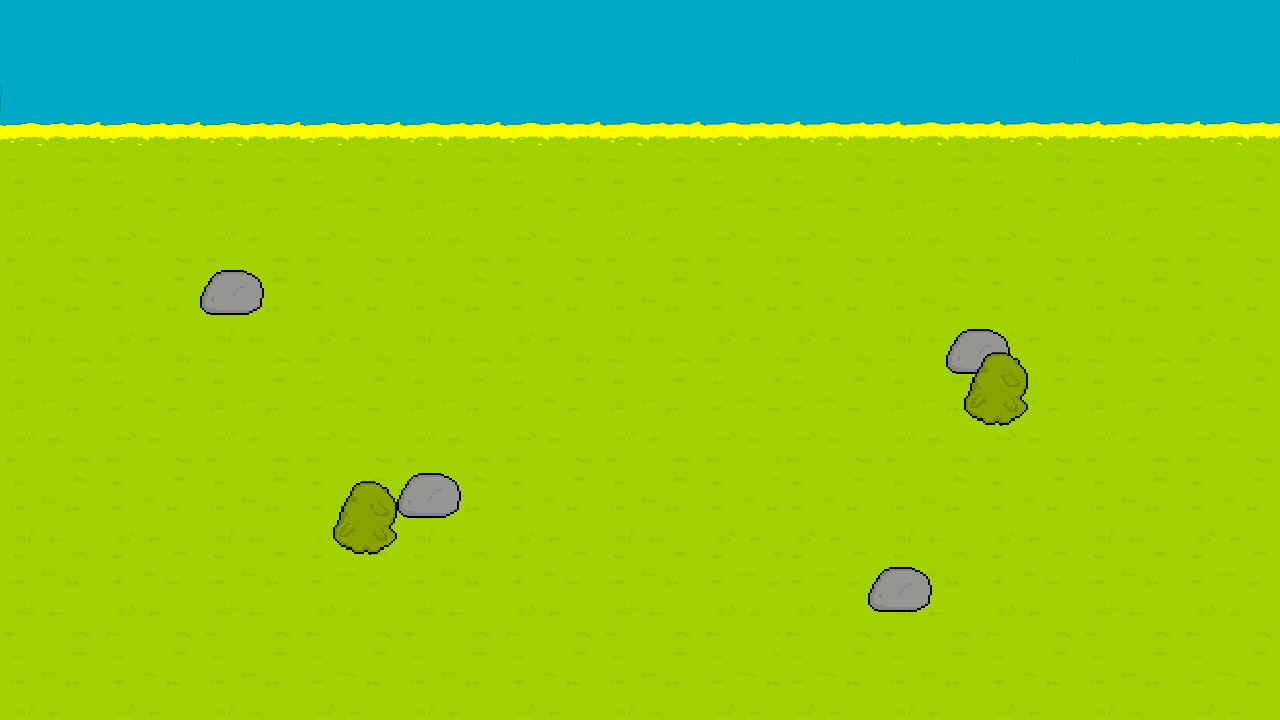
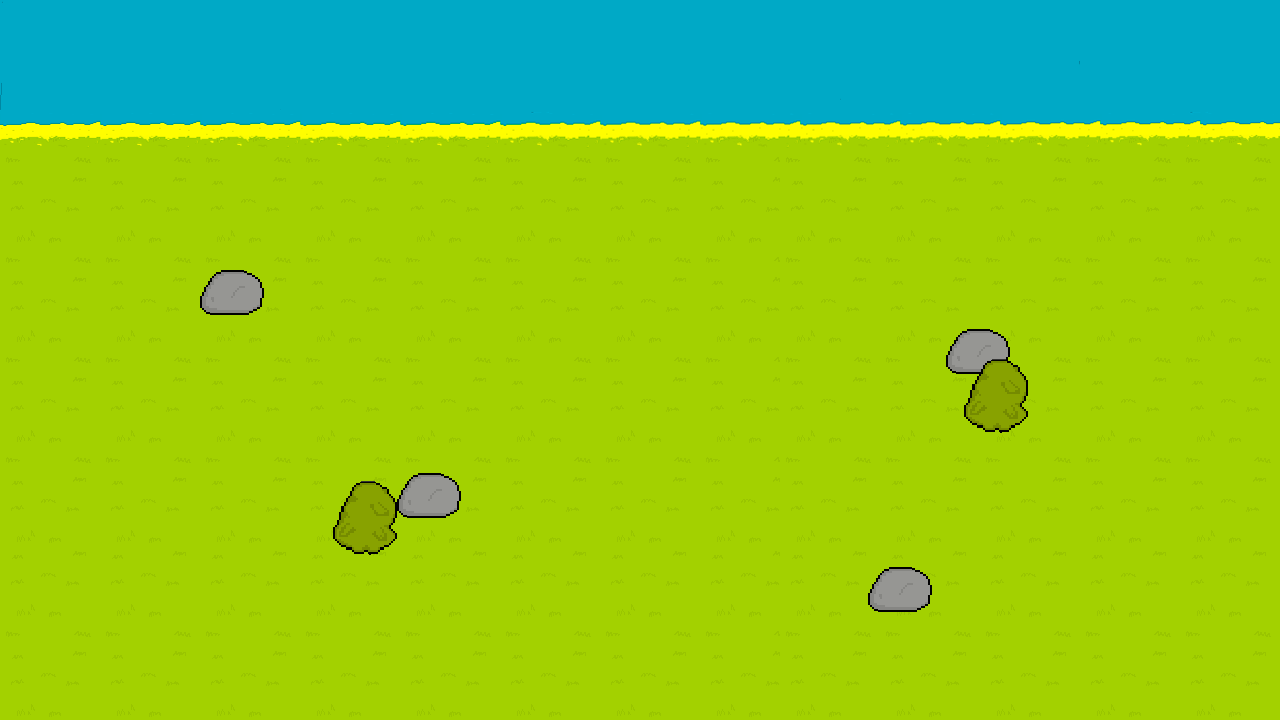
The second 1280 x 720 image is a revision of the first. Changes to its layers:
removed layer "Camada 5" over [964, 352, 1028, 426]
renamed "Camada 6" to "arvore", moved it above "vegetacao", painted on it over [964, 352, 1028, 433]
renamed "Camada 7" to "vegetacao", painted on it over [964, 352, 1010, 433]
